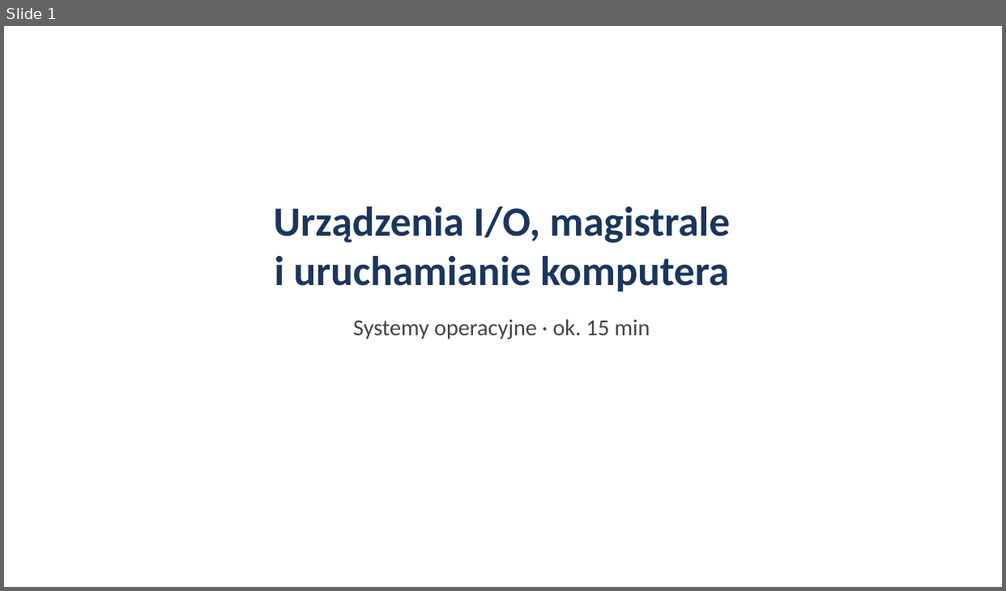
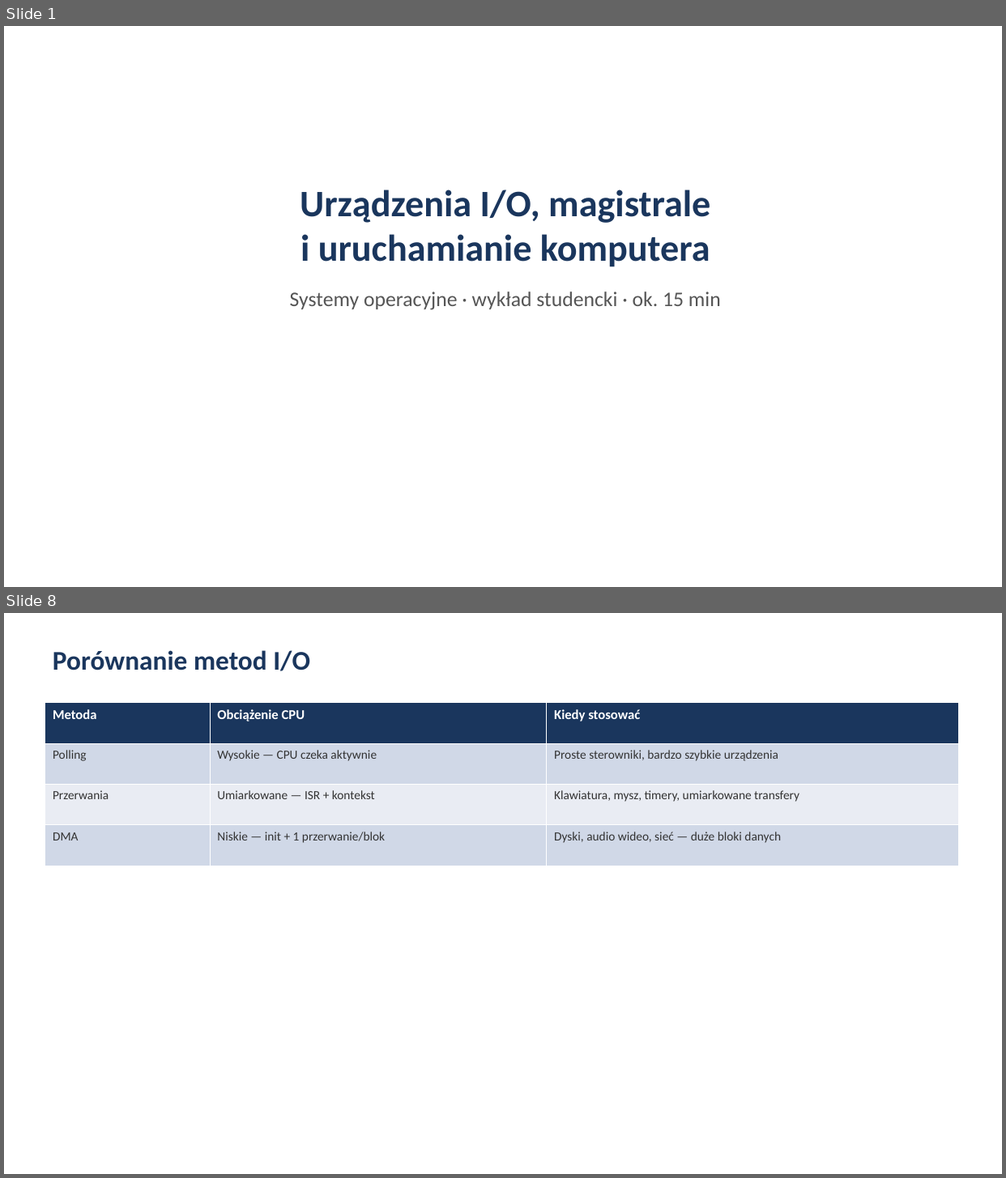
Before and after one commit to PL77239/RESEARCH, a slide deck: prezentacja/prezentacja-os.pptx. Shown one above the other, each under a label of ours: slide 1 before the commit, slides 1 and 8 after it; the slides between them are not shown. The pictures are 1006x591 and 1006x1178 pixels, drawn with LibreOffice and Linux fonts; fonts in the diff are those of the drawing. Boxes give left, top, right and bottom in pixels: in the first picture for what was removed or moved away, otherwise in the second. Text is boxed around its words. In the diff, an @@ line names an element or a change of style, - is before the commit and + after.

```diff
--- a/prezentacja/prezentacja-os.pptx
+++ b/prezentacja/prezentacja-os.pptx
@@ slide 8 added at (4,613,1002,1174), background #FFFFFF @@
@@ text added at (53,650,310,671), 26 pt, text #1A365D, bold @@
+Porównanie metod I/O
@@ table added at (45,703,958,866), 4 rows, 3 columns @@
+Metoda | Obciążenie CPU | Kiedy stosować
+Polling | Wysokie — CPU czeka aktywnie | Proste sterowniki, bardzo szybkie urządzenia
+Przerwania | Umiarkowane — ISR + kontekst | Klawiatura, mysz, timery, umiarkowane transfery
+DMA | Niskie — init + 1 przerwanie/blok | Dyski, audio wideo, sieć — duże bloki danych
@@ slide 1 changed as well @@
@@ text "Urządzenia I/O, magistrale i uruchamianie ...": place and size @@
-text "Urządzenia I/O, magistrale i uruchamianie ..." at (274,207,730,339)
+text "Urządzenia I/O, magistrale i uruchamianie ..." at (290,190,721,310)
@@ text at (300,190,710,267): size 40 to 36 pt in "Urządzenia I/O, magistrale i uruchamianie komputera" @@
@@ text at (290,292,721,310): text changed; size 22 to 20 pt; text colour #444444 to #555555 @@
-Systemy operacyjne · ok. 15 min
+Systemy operacyjne · wykład studencki · ok. 15 min
```
Also in this commit, not shown: 1 other slide changed, 20 other slides added, 15 slides removed.
